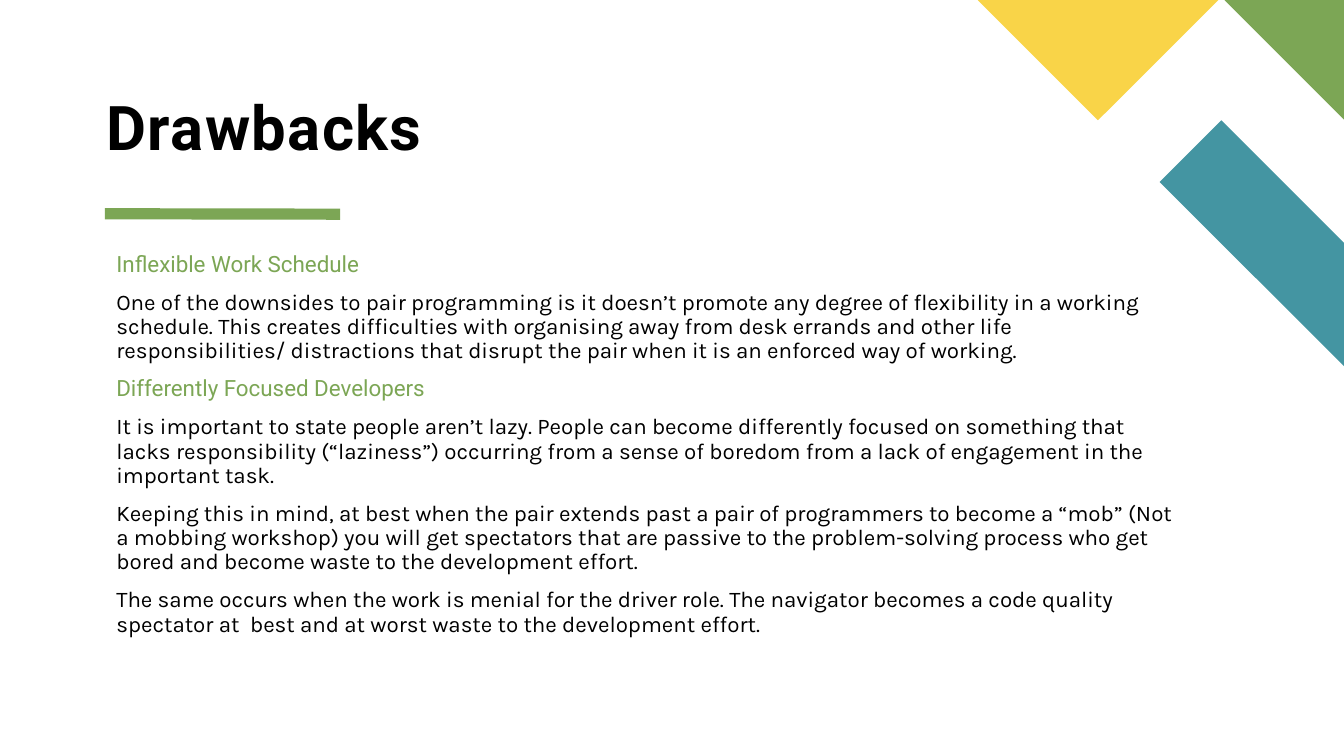
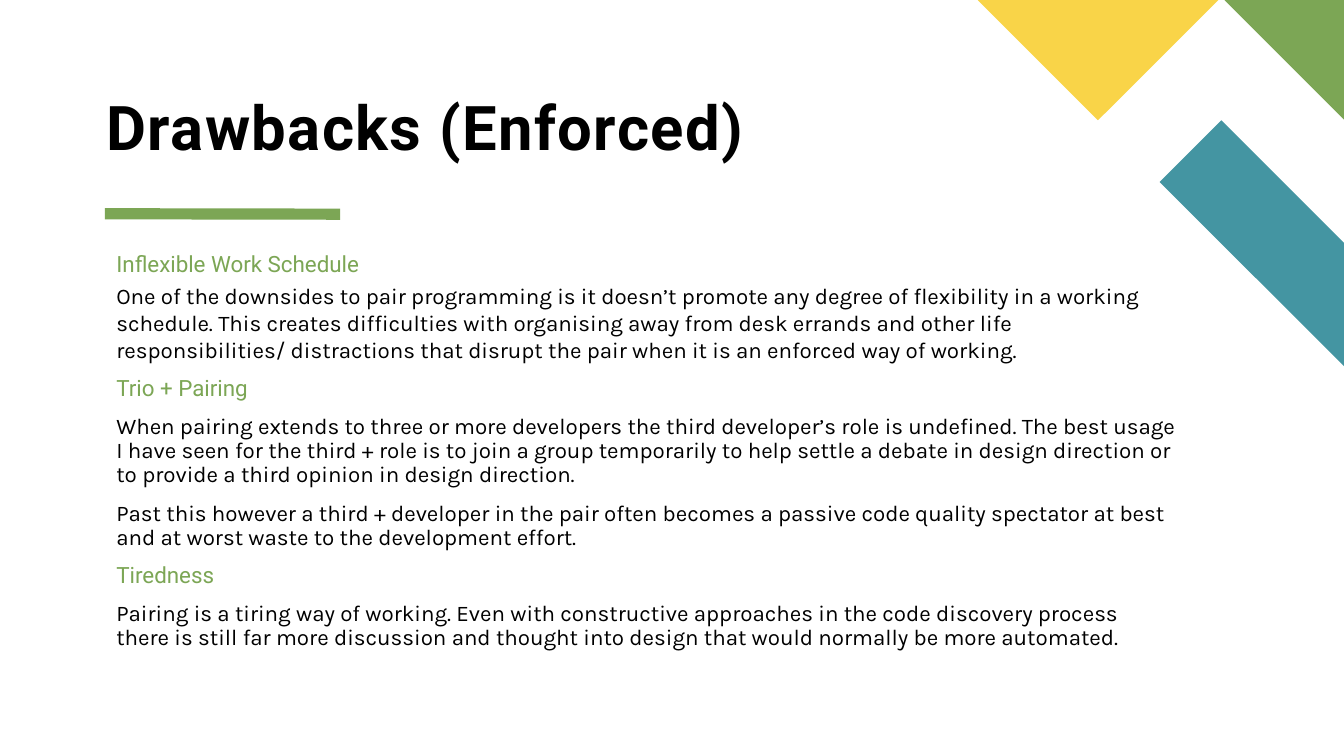
Before and after one commit to Steelstone3/Community-Of-Practice, a slide deck: slide 8 of presentations/Pair Programming.pptx. Drawn at 1344x756 pixels with LibreOffice and Linux fonts; fonts in the diff are those of the drawing. Boxes give left, top, right and bottom in pixels: in the first picture for what was removed or moved away, otherwise in the second. Text is boxed around its words. In the diff, an @@ line names an element or a change of style, - is before the commit and + after.

```diff
--- a/presentations/Pair Programming.pptx
+++ b/presentations/Pair Programming.pptx
@@ title at (x1=106, y1=101, x2=743, y2=164): text changed @@
-Drawbacks
+Drawbacks (Enforced)
@@ text at (x1=116, y1=288, x2=1139, y2=364): line spacing 0.9 to 1; less space between paragraphs @@
@@ text at (x1=116, y1=380, x2=1175, y2=651): text changed @@
-Differently Focused Developers
-It is important to state people aren’t lazy. People can become differently focused on something that lacks responsibility (“laziness”) occurring from a sense of boredom from a lack of engagement in the important task.
-Keeping this in mind, at best when the pair extends past a pair of programmers to become a “mob” (Not a mobbing workshop) you will get spectators that are passive to the problem-solving process who get bored and become waste to the development effort.
-The same occurs when the work is menial for the driver role. The navigator becomes a code quality spectator at best and at worst waste to the development effort.
+Trio + Pairing
+When pairing extends to three or more developers the third developer’s role is undefined. The best usage I have seen for the third + role is to join a group temporarily to help settle a debate in design direction or to provide a third opinion in design direction.
+Past this however a third + developer in the pair often becomes a passive code quality spectator at best and at worst waste to the development effort.
+Tiredness
+Pairing is a tiring way of working. Even with constructive approaches in the code discovery process there is still far more discussion and thought into design that would normally be more automated.
```
Also in this commit, not shown: 3 other slides changed, 1 slide added.
